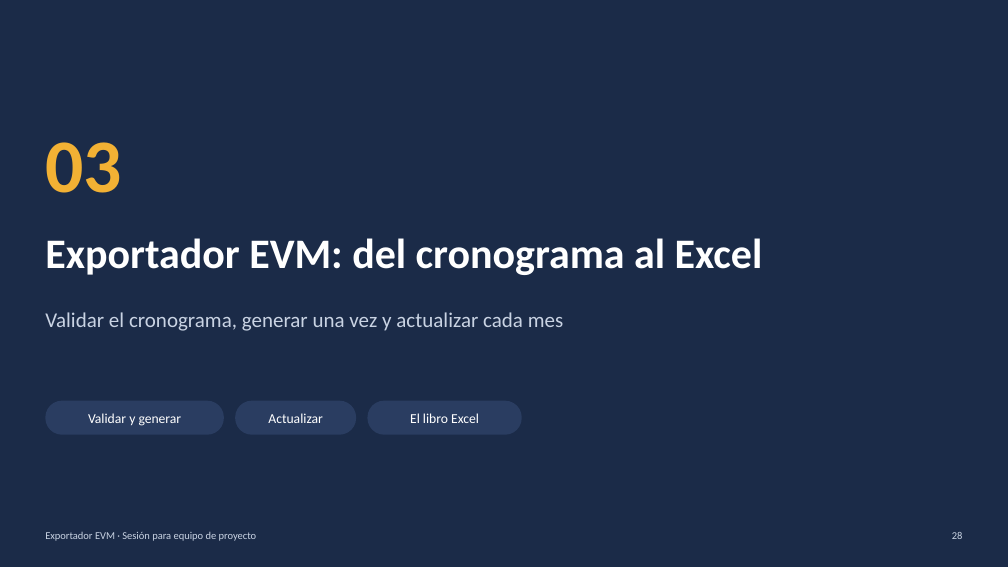
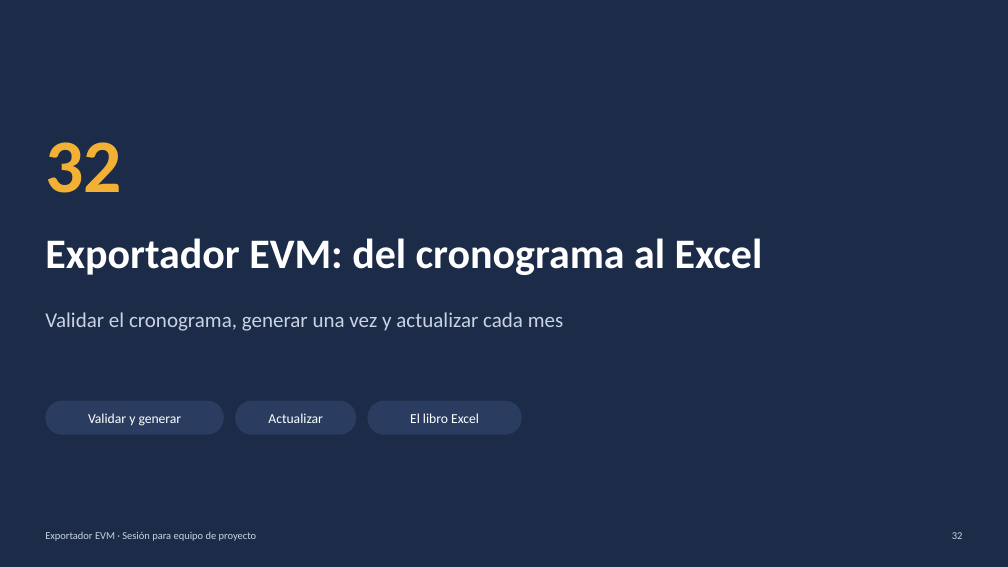
Before and after one commit to MarceloSalazar/evm-automation, a slide deck: slide 32 of docs/presentacion-jefes-de-proyecto.pptx (slide 28 before the commit). Drawn at 1008x567 pixels with LibreOffice and Linux fonts; fonts in the diff are those of the drawing. Boxes give left, top, right and bottom in pixels: in the first picture for what was removed or moved away, otherwise in the second. Text is boxed around its words. In the diff, an @@ line names an element or a change of style, - is before the commit and + after.

```diff
--- a/docs/presentacion-jefes-de-proyecto.pptx
+++ b/docs/presentacion-jefes-de-proyecto.pptx
@@ text at [45,142,122,193]: text changed @@
-03
+32
@@ page number at [952,532,963,539]: text changed @@
-28
+32
```
Also in this commit, not shown: 9 other slides changed, 4 slides added, 18 other files.
